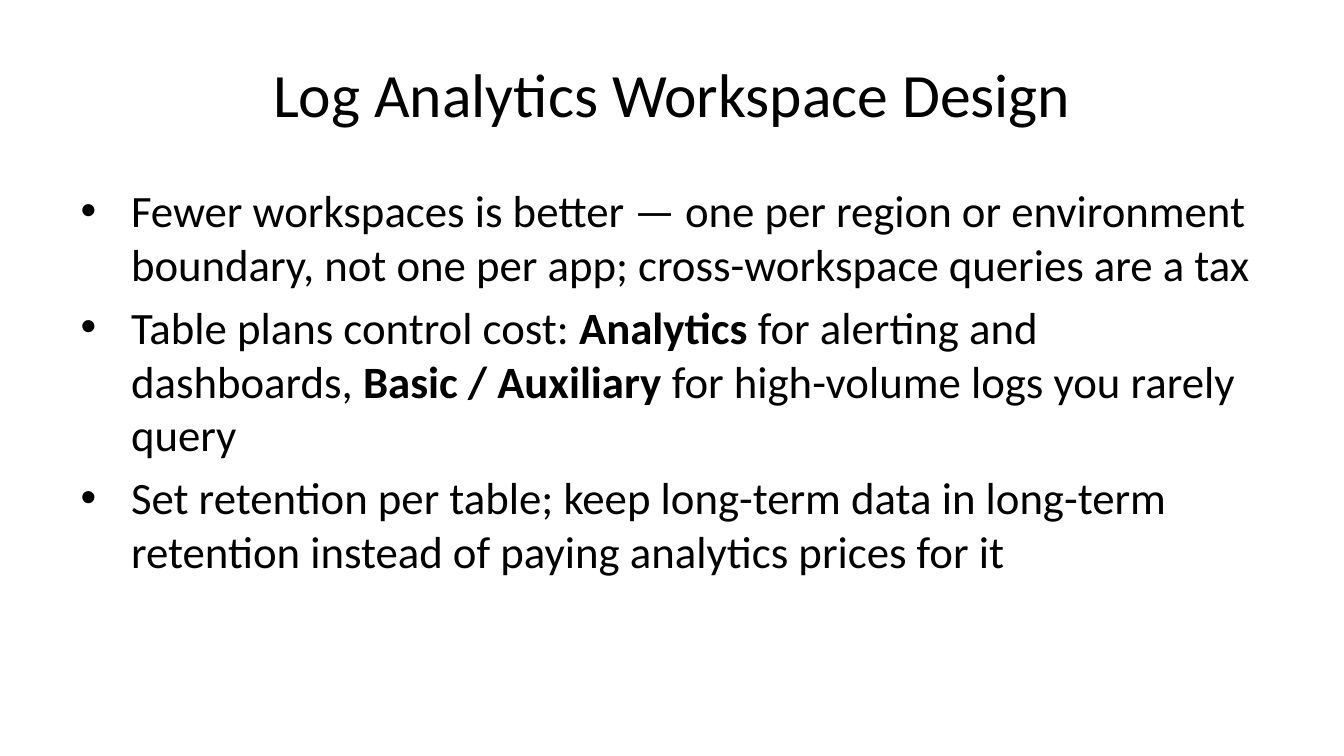
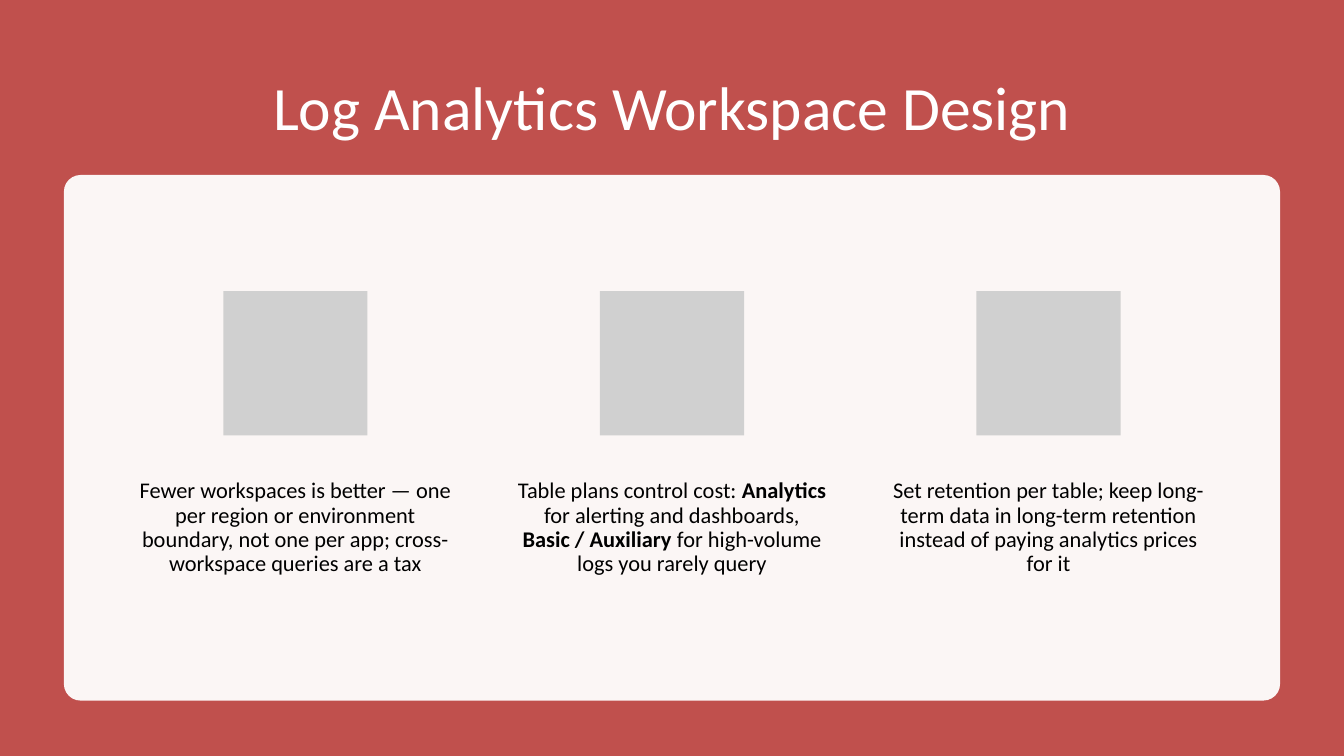
Before and after one commit to DC-AC/Azure-Precon, a slide deck: slide 99 of azure-precon-slides.pptx (slide 94 before the commit). Drawn at 1344x756 pixels with LibreOffice and Linux fonts; fonts in the diff are those of the drawing; grey boxes stand for pictures. Boxes give left, top, right and bottom in pixels: in the first picture for what was removed or moved away, otherwise in the second. Text is boxed around its words. In the diff, an @@ line names an element or a change of style, - is before the commit and + after.

```diff
--- a/azure-precon-slides.pptx
+++ b/azure-precon-slides.pptx
@@ rectangle added at box(0, 0, 1344, 755), fill #C0504D @@
@@ title "Log Analytics Workspace Design": place and size @@
-title "Log Analytics Workspace Design" at box(273, 74, 1070, 128)
+title "Log Analytics Workspace Design" at box(273, 87, 1070, 141)
@@ title "Log Analytics Workspace Design" at box(273, 87, 1070, 141): text colour #000000 to #FFFFFF @@
@@ rounded rectangle added at box(65, 175, 1281, 700), fill #FFFFFF at 95% opacity @@
@@ text removed at box(131, 196, 1249, 576) @@
-• Fewer workspaces is better — one per region or environment boundary, not one per app; cross-workspace queries are a tax
-• Table plans control cost: Analytics for alerting and dashboards, Basic / Auxiliary for high-volume logs you rarely query
-• Set retention per table; keep long-term data in long-term retention instead of paying analytics prices for it
@@ group added at box(140, 292, 1203, 575): 3 pictures, 3 texts @@
+Fewer workspaces is better — one per region or environment boundary, not one per app; cross-workspace queries are a tax
+Table plans control cost: Analytics for alerting and dashboards, Basic / Auxiliary for high-volume logs you rarely query
+Set retention per table; keep long-term data in long-term retention instead of paying analytics prices for it
```
Also in this commit, not shown: 101 other slides changed, 8 slides added, 1 slide removed, 2 other files.
